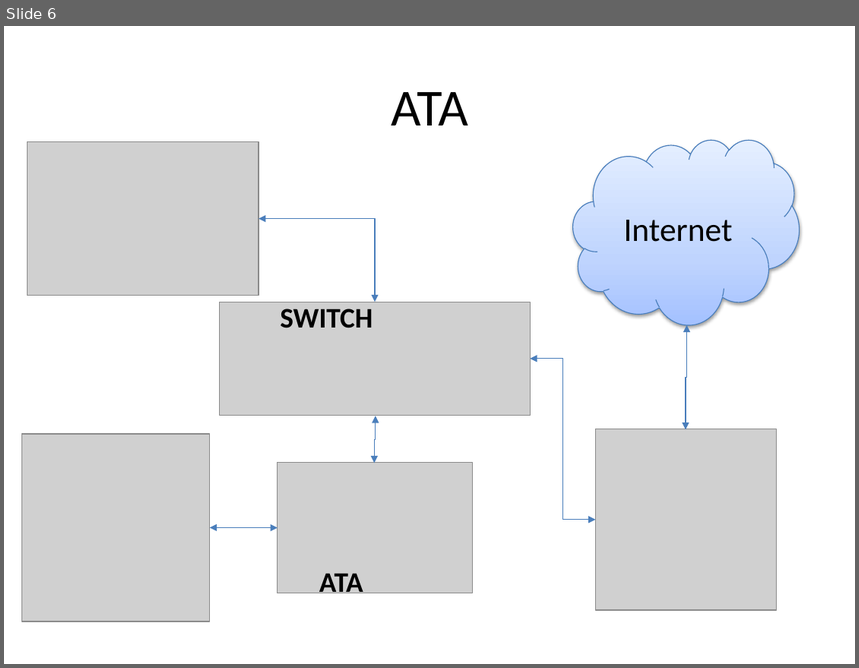
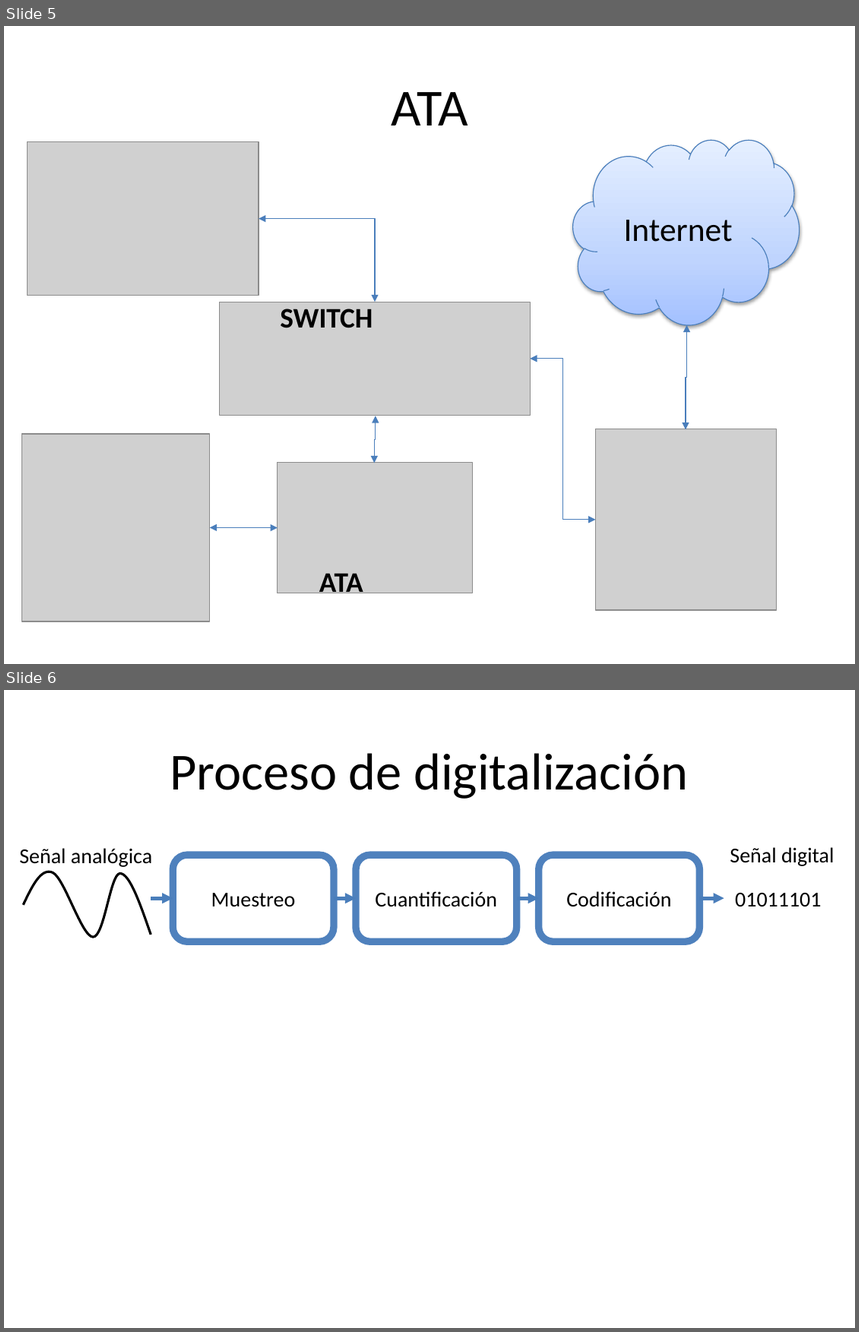
Before and after one commit to damndamm/Seminario, a slide deck: images/imagenes_seminario.pptx. Shown one above the other, each under a label of ours: slide 6 before the commit, slides 5 and 6 after it. The pictures are 859x668 and 859x1332 pixels, drawn with LibreOffice and Linux fonts; fonts in the diff are those of the drawing; grey boxes stand for pictures. Boxes give left, top, right and bottom in pixels: in the first picture for what was removed or moved away, otherwise in the second. Text is boxed around its words. In the diff, an @@ line names an element or a change of style, - is before the commit and + after.

```diff
--- a/images/imagenes_seminario.pptx
+++ b/images/imagenes_seminario.pptx
@@ slide 6 added at <box>4,690,855,1328</box>, background #FFFFFF @@
@@ title added at <box>170,753,688,799</box>, 44 pt, text #000000 @@
+Proceso de digitalización
@@ text added at <box>19,848,152,867</box>, 18 pt, text #000000 @@
+Señal analógica
@@ text added at <box>730,847,835,866</box>, 18 pt, text #000000 @@
+Señal digital
@@ rounded rectangle added at <box>173,855,333,942</box>, fill #FFFFFF, outline #4F81BD 6 pt, 18 pt, text #000000 @@
+Muestreo
@@ rounded rectangle added at <box>356,855,516,942</box>, fill #FFFFFF, outline #4F81BD 6 pt, 18 pt, text #000000 @@
+Cuantificación
@@ rounded rectangle added at <box>538,855,699,942</box>, fill #FFFFFF, outline #4F81BD 6 pt, 18 pt, text #000000 @@
+Codificación
@@ freeform shape added at <box>24,872,151,938</box>, outline #000000 2 pt @@
@@ text added at <box>735,893,821,907</box>, 18 pt, text #000000 @@
+01011101
@@ arrow added from (151, 898) to (173, 898), #4B7EBC 3 pt @@
@@ arrow added from (333, 898) to (356, 898), #4B7EBC 3 pt @@
@@ arrow added from (516, 898) to (538, 898), #4B7EBC 3 pt @@
@@ arrow added from (699, 898) to (724, 898), #4B7EBC 3 pt @@
@@ what was slide 6 is now slide 5 @@
```
Also in this commit, not shown: 5 other slides added, 1 slide removed, 6 other files.
